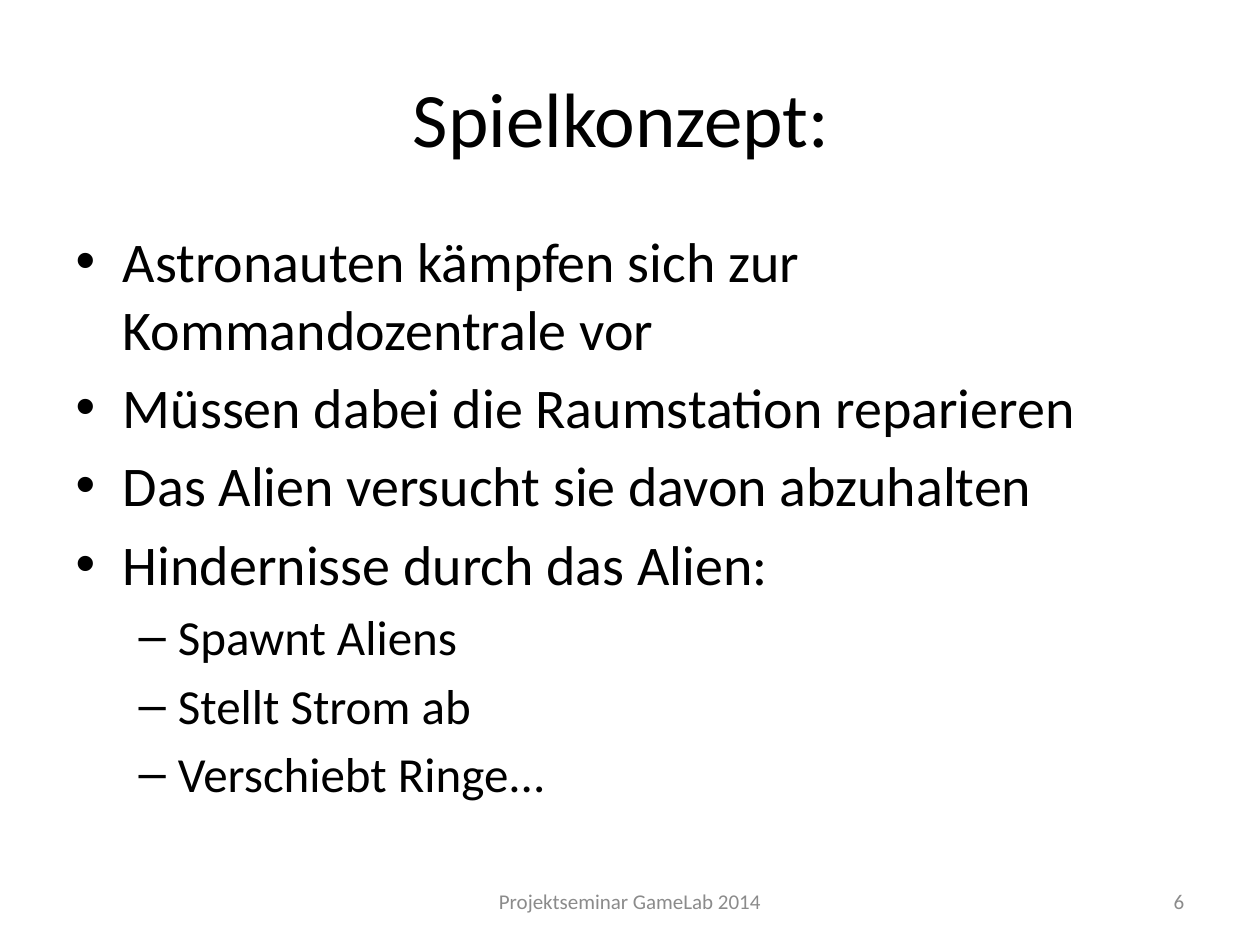
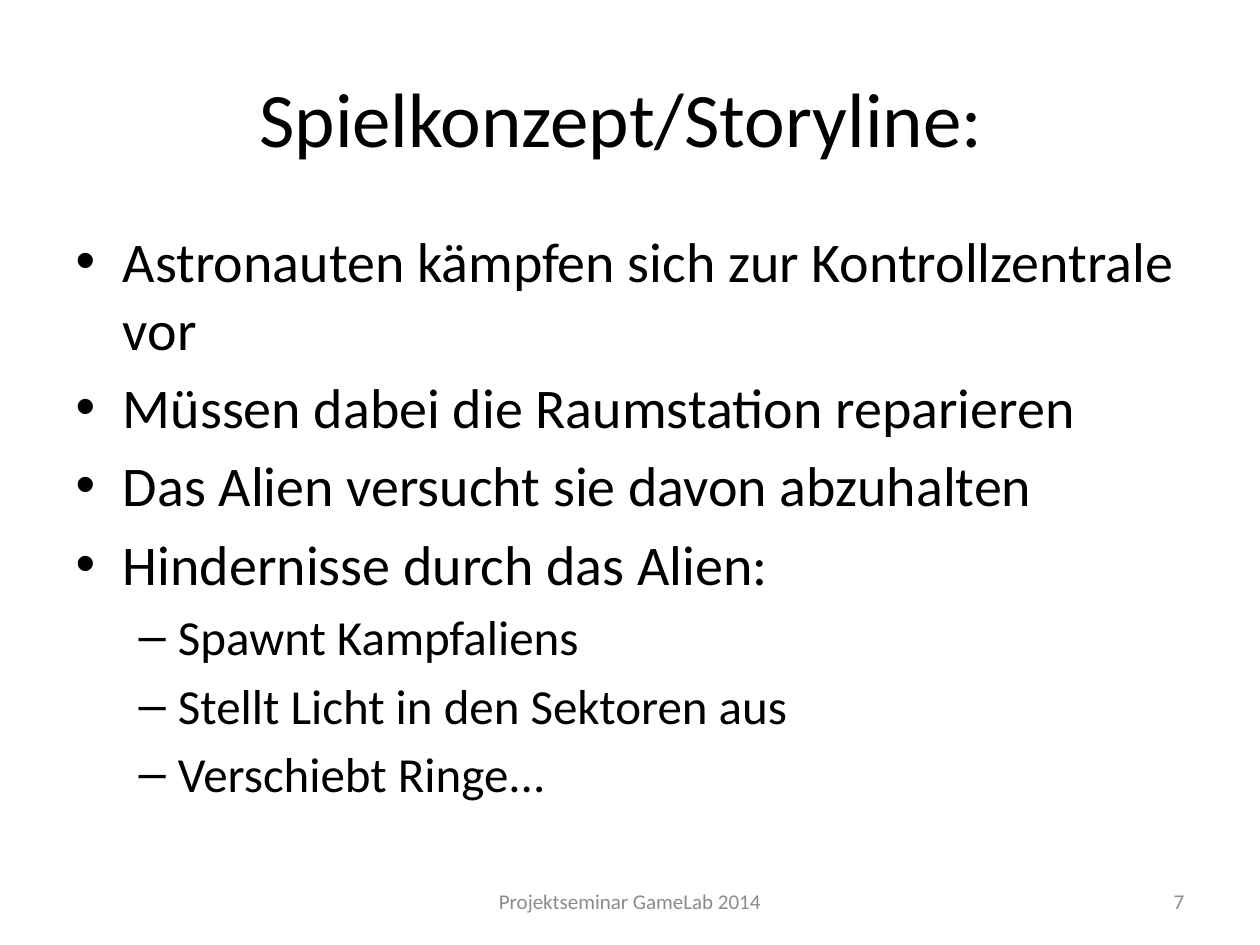
Before and after one commit to Instinctlol/gamelab2014, a slide deck: slide 7 of Abschlusspräsentation/SpielkonzeptFINAL.pptx (slide 6 before the commit). Drawn at 1260x945 pixels with LibreOffice and Linux fonts; fonts in the diff are those of the drawing; background and template pictures are left out. Boxes give left, top, right and bottom in pixels: in the first picture for what was removed or moved away, otherwise in the second. Text is boxed around its words. In the diff, an @@ line names an element or a change of style, - is before the commit and + after.

```diff
--- a/Abschlusspräsentation/SpielkonzeptFINAL.pptx
+++ b/Abschlusspräsentation/SpielkonzeptFINAL.pptx
@@ title at <box>259,93,982,160</box>: text changed @@
-Spielkonzept:
+Spielkonzept/Storyline:
@@ text at <box>123,243,1173,351</box>: text changed @@
-• Astronauten kämpfen sich zur Kommandozentrale vor
+• Astronauten kämpfen sich zur Kontrollzentrale vor
@@ text at <box>178,621,787,725</box>: text changed @@
-  – Spawnt Aliens
-  – Stellt Strom ab
+  – Spawnt Kampfaliens
+  – Stellt Licht in den Sektoren aus
@@ page number at <box>1174,895,1185,909</box>: text changed @@
-6
+7
```
Also in this commit, not shown: 10 other slides changed, 1 slide added, 1 slide removed, 3 other files.
